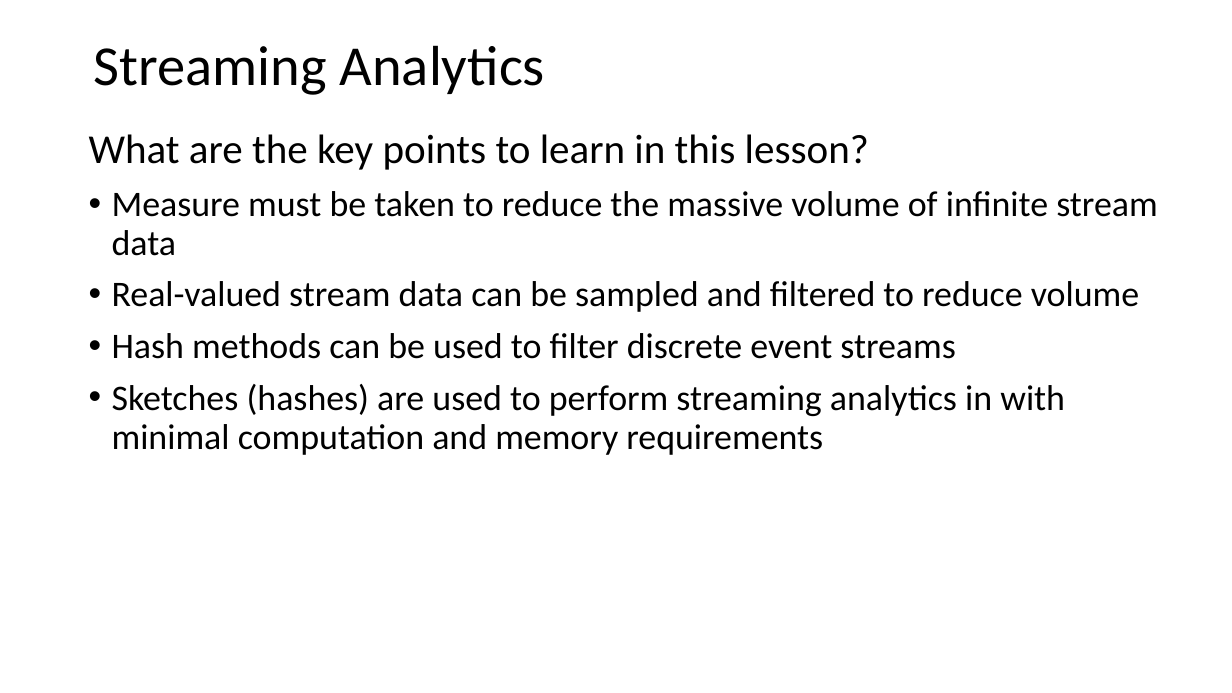
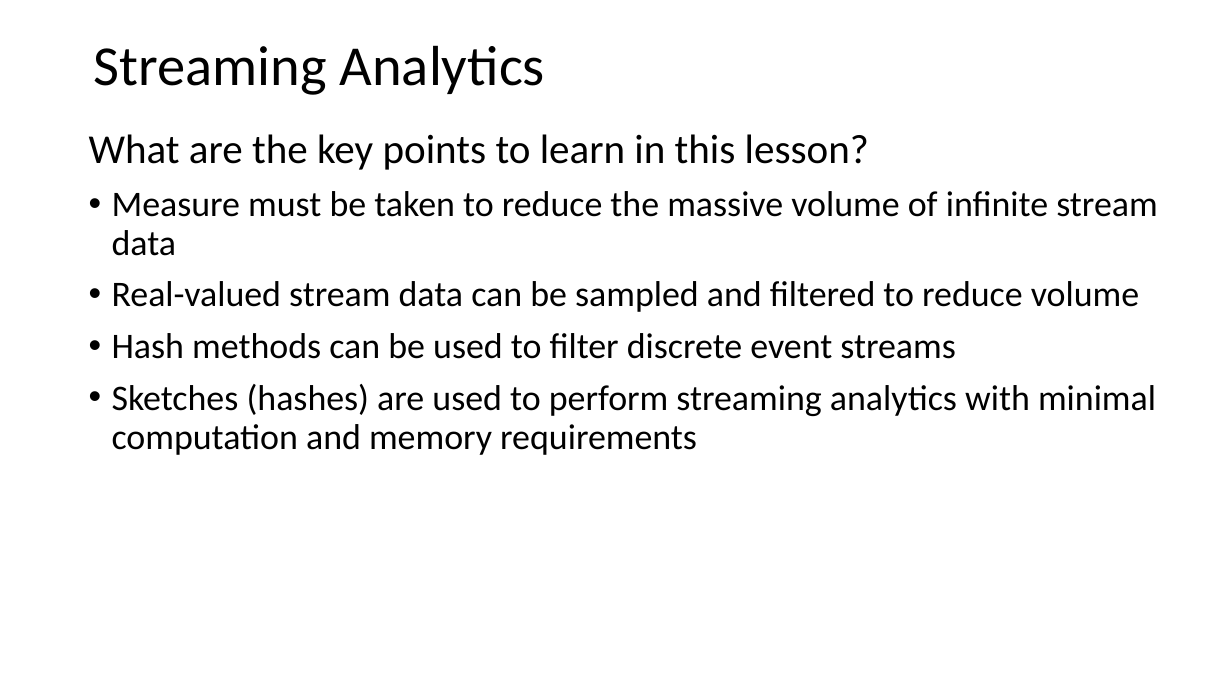
Before and after one commit to tenevian/Harvard-SSP-Data-Mining, a slide deck: slide 3 of slides/3_StreamingAnalytics.pptx. Drawn at 1232x693 pixels with LibreOffice and Linux fonts; fonts in the diff are those of the drawing. Boxes give left, top, right and bottom in pixels: in the first picture for what was removed or moved away, otherwise in the second. Text is boxed around its words. In the diff, an @@ line names an element or a change of style, - is before the commit and + after.

```diff
--- a/slides/3_StreamingAnalytics.pptx
+++ b/slides/3_StreamingAnalytics.pptx
@@ text at [112, 384, 1156, 455]: text changed @@
-• Sketches (hashes) are used to perform streaming analytics in with minimal computation and memory requirements
+• Sketches (hashes) are used to perform streaming analytics with minimal computation and memory requirements
```
Also in this commit, not shown: 5 other slides changed, 2 slides added.
